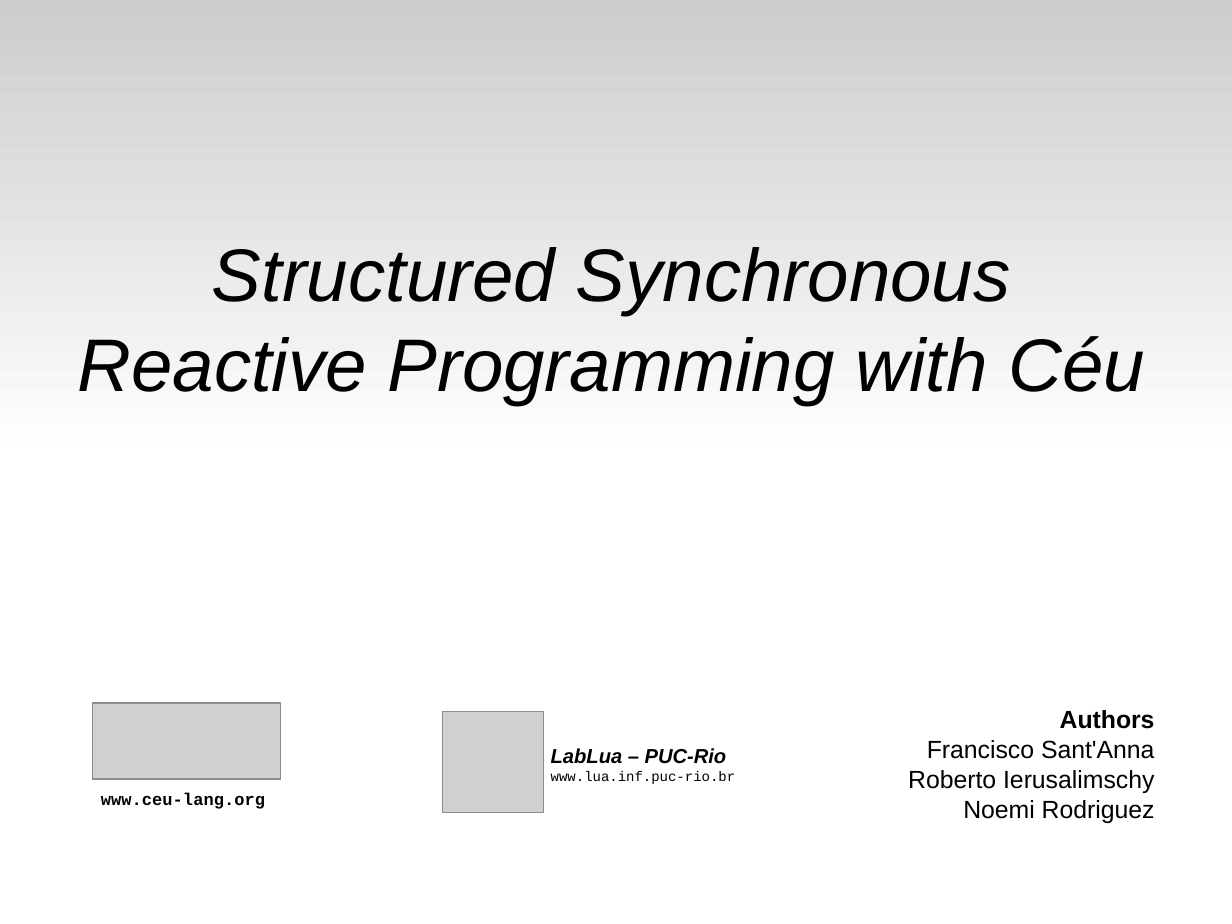
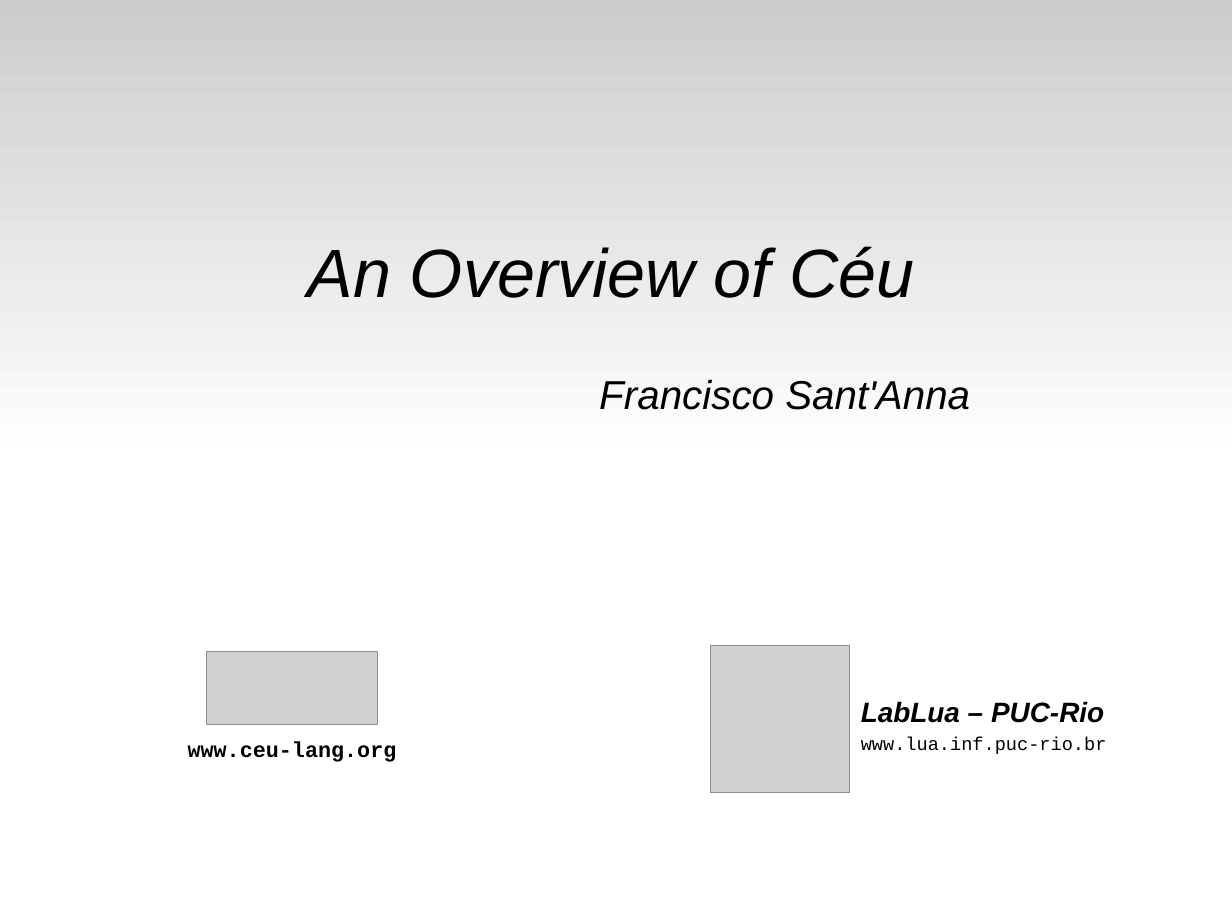
Before and after one commit to fsantanna-no/ceu-docs, a slide deck: slide 35 of ceu_seminarios.odp. Drawn at 1232x924 pixels with LibreOffice and Linux fonts; fonts in the diff are those of the drawing; grey boxes stand for pictures. Boxes give left, top, right and bottom in pixels: in the first picture for what was removed or moved away, otherwise in the second. Text is boxed around its words. In the diff, an @@ line names an element or a change of style, - is before the commit and + after.

```diff
--- a/ceu_seminarios.odp
+++ b/ceu_seminarios.odp
@@ subtitle removed at [77, 247, 1145, 405] @@
-Structured Synchronous Reactive Programming with Céu
@@ subtitle added at [308, 246, 914, 298], 44 pt, text #000000, italic @@
+An Overview of Céu
@@ text added at [599, 379, 970, 410], 26 pt, text #000000, italic @@
+Francisco Sant'Anna
@@ picture: place and size @@
-picture at [93, 703, 282, 779]
+picture at [207, 652, 378, 724]
@@ picture: place and size @@
-picture at [443, 712, 543, 813]
+picture at [710, 646, 850, 794]
@@ text "LabLua – PUC-Rio": place and size @@
-text "LabLua – PUC-Rio" at [551, 748, 736, 784]
+text "LabLua – PUC-Rio" at [861, 701, 1107, 754]
@@ text "LabLua – PUC-Rio" at [861, 701, 1107, 754]: size 13 to 18 pt in "LabLua – PUC-Rio"; size 9 to 12 pt in "www.lua.inf.puc-rio.br" @@
@@ text removed at [908, 710, 1155, 823] @@
-Authors
-Francisco Sant'Anna
-Roberto Ierusalimschy
-Noemi Rodriguez
@@ text "www.ceu-lang.org": place and size @@
-text "www.ceu-lang.org" at [101, 792, 265, 809]
+text "www.ceu-lang.org" at [188, 741, 397, 762]
@@ text "www.ceu-lang.org" at [188, 741, 397, 762]: size 11 to 14 pt @@
```
Also in this commit, not shown: 1 other slide changed, 3 other files.
